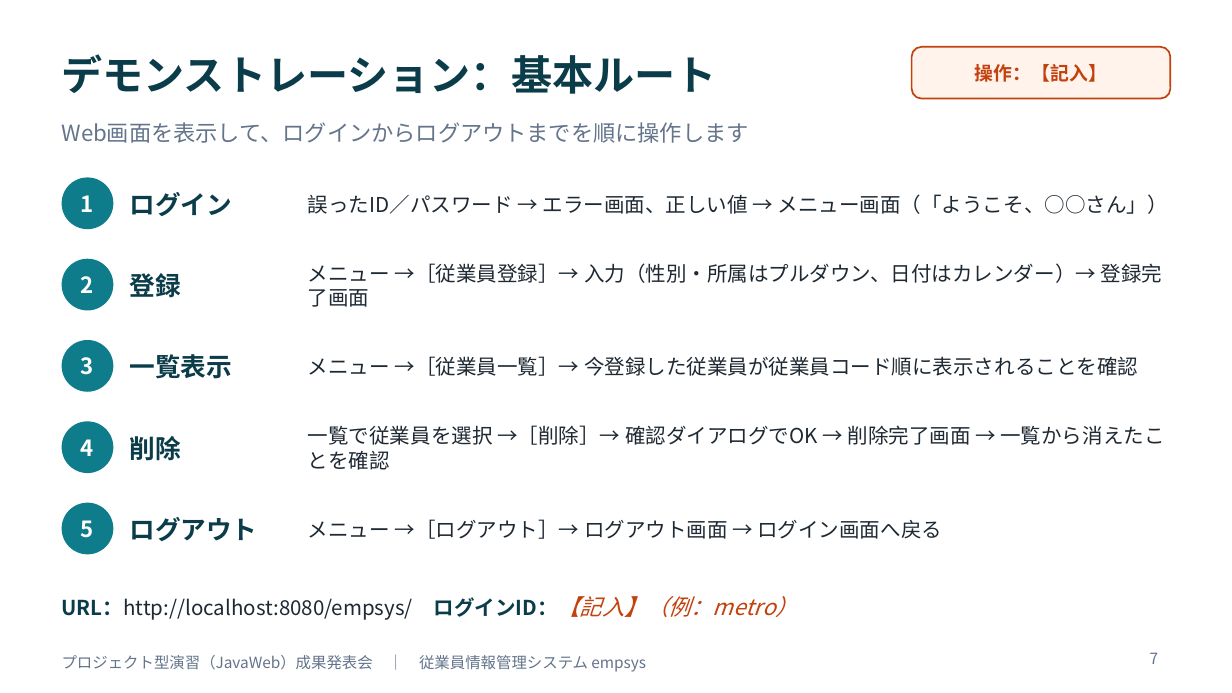
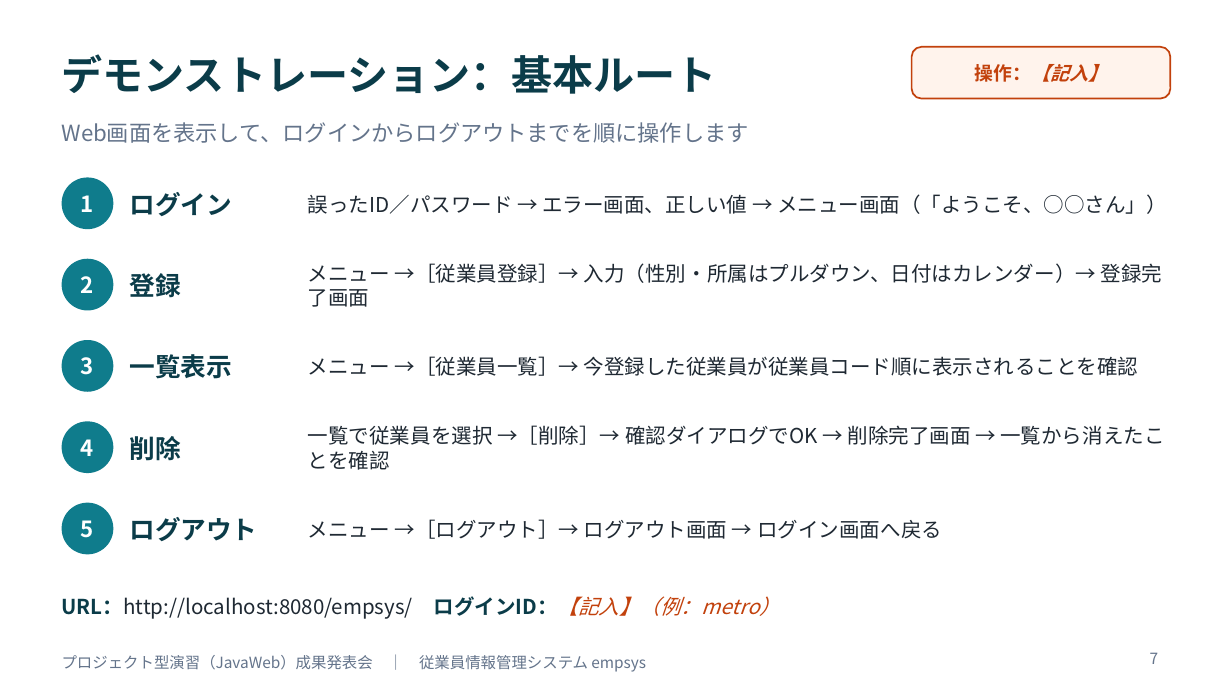
Before and after one commit to amasato1221/web_-application, a slide deck: slide 7 of 成果発表会資料_テンプレート.pptx. Drawn at 1232x693 pixels with LibreOffice and Linux fonts; fonts in the diff are those of the drawing. Boxes give left, top, right and bottom in pixels: in the first picture for what was removed or moved away, otherwise in the second. Text is boxed around its words. In the diff, an @@ line names an element or a change of style, - is before the commit and + after.

```diff
--- a/成果発表会資料_テンプレート.pptx
+++ b/成果発表会資料_テンプレート.pptx
@@ rounded rectangle "操作：【記入】" at <box>912,47,1170,99</box>: italic on in "操作：【記入】" @@
@@ text "URL：http://localhost:8080/empsys/ ログインID：【記入】（例：metro）" at <box>62,596,780,619</box>: size 13 to 12 pt in "ログインID：【記入】（例：metro）" @@
```
Also in this commit, not shown: 13 other slides changed, 10 other files.
